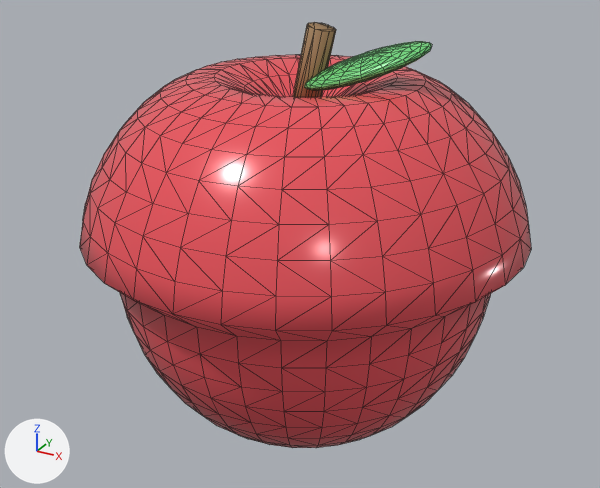
What one commit did to the Blender file assets/models/pomme.blend.
One viewpoint serves both versions: a camera (50 mm lens) standing at (0.921, -1.701, 0.802) and looking at (-0.003, -0.021, -0.039). Every picture has the same lights, and +X, +Y and +Z are marked at lower left. The older version comes first. Mesh edges are drawn as thin lines.

In view in the first picture: 'pomme'.
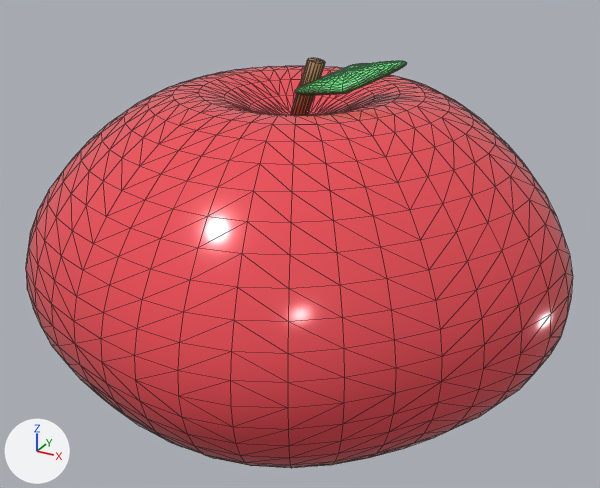
The change, as a list of edits to the scene's bpy script:
```text
Change me_sphere:
    used by ob_pomme; location = (0.0, 0.0, 0.0)
    remove me_sphere.from_pydata(...)  # 962 vertices, 1912 faces; spans x -0.55..0.55, y -0.55..0.55, z -0.503..0.503
    add me_sphere.from_pydata(...)  # 1428 vertices, 2844 faces; spans x -0.657..0.657, y -0.66..0.66, z -0.435..0.435
    me_sphere part 1: the loose piece of 738 vertices spanning x -0.55..0.55, y -0.55..0.55, z -0.503..0.382 is rebuilt with 1082 vertices and now spans x -0.657..0.657, y -0.66..0.66, z -0.435..0.347
    me_sphere part 2: the loose piece of 200 vertices spanning x 0.011..0.297, y -0.069..0.069, z 0.361..0.477 is rebuilt with 314 vertices and now spans x -0.019..0.242, y -0.061..0.061, z 0.341..0.435
    me_sphere part 3: the loose piece of 24 vertices spanning x -0.042..0.073, y -0.033..0.033, z 0.263..0.503 is rebuilt with 32 vertices and now spans x -0.038..0.048, y -0.02..0.02, z 0.282..0.422
```

What differs and where, as boxes (x1, y1, x2, y2) in the pictures (600 x 488 px):
'pomme', reshaped (21% wider): before (80, 22, 531, 448); after (26, 58, 573, 468)
part 1 of me_sphere, rebuilt (21% wider): before (80, 55, 531, 448); after (26, 66, 573, 468)
part 2 of me_sphere, rebuilt (12% narrower, 30% shorter): before (304, 41, 432, 90); after (294, 61, 407, 95)
part 3 of me_sphere, rebuilt: before (293, 22, 336, 98); after (291, 58, 325, 115)
